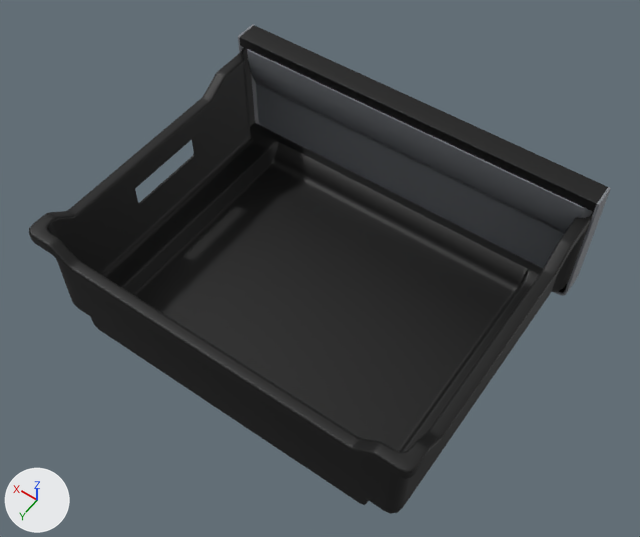
Renders of the FBX model Models/FridgeDrawer04/meshes/fbx/FridgeDrawer04.fbx from each side of a commit.
Camera for both pictures: a camera (50 mm lens) standing at (-0.311, 0.431, 0.66) and looking at (-0.007, 0.007, -0.008). Lighting does not change. The marker at lower left points along +X, +Y and +Z. Objects named as collision shapes, trigger or cutter boxes, shadow casters or lower levels of detail are left out. Where no turn or scale is listed for an object, it has been applied to the vertices. Vertices at the same position are counted once.

The first picture shows 'fridge_drawer_04'.
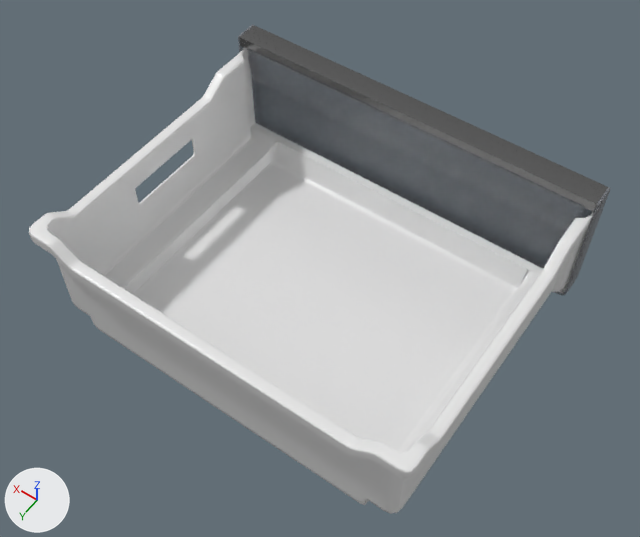
The newer file is also turned or shifted as a whole; pictures and numbers use the older file's frame.

Location of each change, (x1, y1, x2, y2) in pixels of the pictures (640 x 537 px):
part 1 of me_fridgedrawer04, recoloured (black to white)
    both: (29, 48, 594, 514)
part 2 of me_fridgedrawer04, recoloured (black to grey)
    both: (240, 25, 608, 212)

The change in detail:
Material 'M_PlasticFridge' (mat_m_plasticfridge) is new.
Its base color is (0.209, 0.22, 0.242) (grey #7e8187).
Its roughness is 0.0.
Its alpha is 0.6.
Material 'M_MetalFridge' (mat_m_metalfridge) is new.
Its base color is (0.216, 0.216, 0.216) (grey #808080).
Its metallic is 1.0.
Its roughness is 0.251.
Material 'M_PlasticWhite' (mat_m_plasticwhite) is new.
Its base color is (0.799, 0.799, 0.799) (white #e7e7e7).
Its roughness is 0.298.
me_fridgedrawer04 has 6744 vertices, 13402 faces and spans x -0.204..0.204, y -0.166..0.166, z -0.076..0.076.
me_fridgedrawer04 is used by ob_fridge_drawer_04; location (0.0, 0.0, 0.0).
me_fridgedrawer04 no longer uses material mat_m_plastic_fridge (grey #7e8187).
me_fridgedrawer04 part 1: all 11790 faces that had it switch from mat_m_plastic_white (black #000000) to mat_m_plasticwhite (white #e7e7e7).
me_fridgedrawer04 part 2: all 76 faces that had it switch from mat_m_metal_fridge (black #000000) to mat_m_metalfridge (grey #808080).
me_fridgedrawer04 now uses material mat_m_plasticfridge (grey #7e8187).
